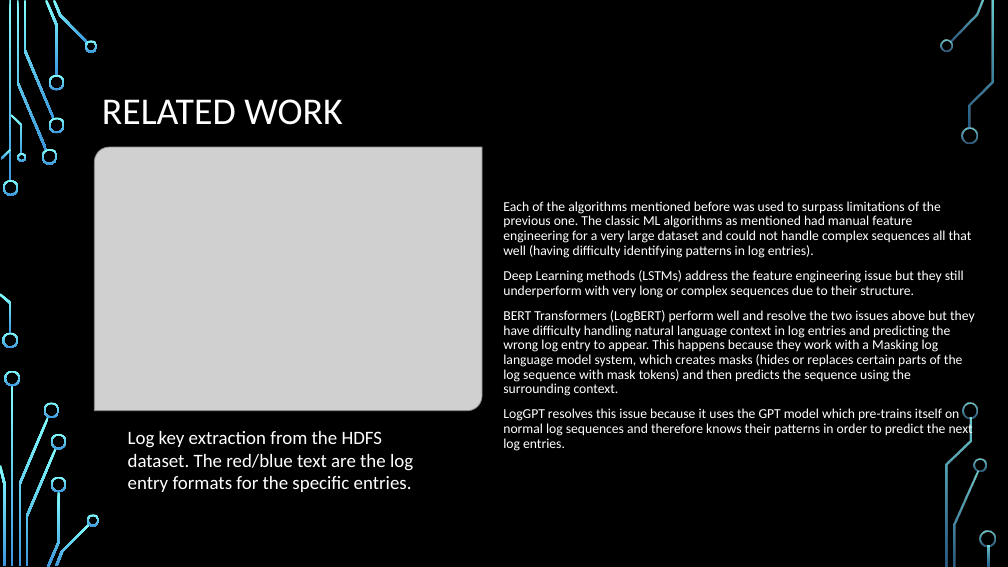
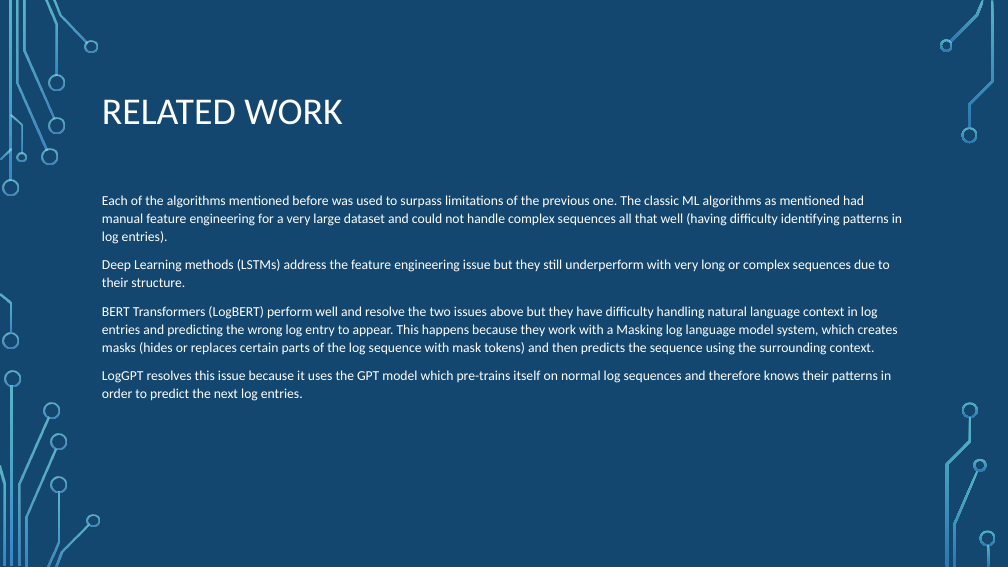
Before and after one commit to JimTsiob/Recommendation-System, a slide deck: slide 4 of paper/LogGPT.pptx. Drawn at 1008x567 pixels with LibreOffice and Linux fonts; fonts in the diff are those of the drawing; grey boxes stand for pictures; background and template pictures are left out. Boxes give left, top, right and bottom in pixels: in the first picture for what was removed or moved away, otherwise in the second. Text is boxed around its words. In the diff, an @@ line names an element or a change of style, - is before the commit and + after.

```diff
--- a/paper/LogGPT.pptx
+++ b/paper/LogGPT.pptx
@@ rectangle added at <box>0,0,1008,567</box>, fill #134770 @@
@@ picture removed at <box>95,147,482,411</box> @@
@@ text "Each of the algorithms mentioned ...": place and size @@
-text "Each of the algorithms mentioned ..." at <box>503,201,975,451</box>
+text "Each of the algorithms mentioned ..." at <box>102,195,902,401</box>
@@ text "Each of the algorithms mentioned ..." at <box>102,195,902,401</box>: size 12.9 to 13 pt; line spacing 0.9 to 1.1 @@
@@ text removed at <box>128,431,413,492</box> @@
-Log key extraction from the HDFS dataset. The red/blue text are the log entry formats for the specific entries.
@@ group added at <box>0,0,100,567</box>: 24 freeform shapes, 2 rectangles @@
@@ group removed at <box>2,39,996,566</box>: 19 freeform shapes @@
@@ group added at <box>940,0,996,566</box>: 9 freeform shapes, 1 rectangle @@
```
Also in this commit, not shown: 2 other slides changed, 1 slide added, 1 other file.
